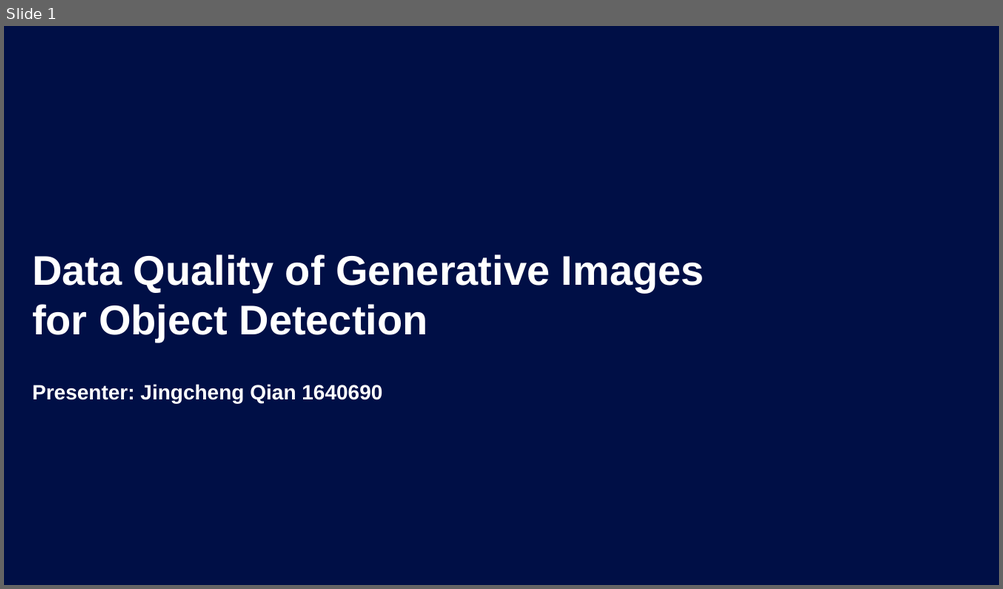
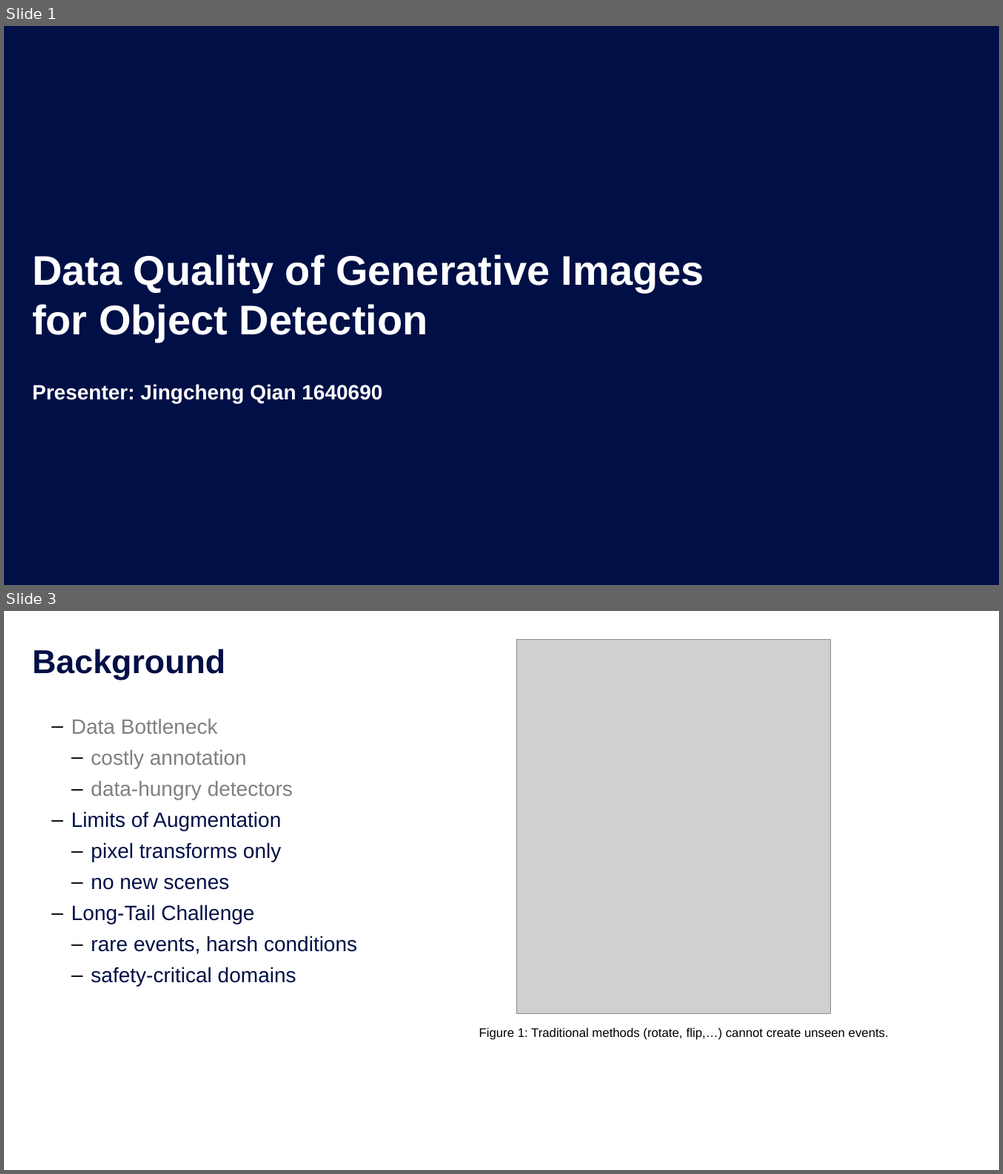
Before and after one commit to chengchengchenchen/MCS-Research-Project, a slide deck: doc/Presentation.pptx. Shown one above the other, each under a label of ours: slide 1 before the commit, slides 1 and 3 after it; the slides between them are not shown. The pictures are 1003x589 and 1003x1174 pixels, drawn with LibreOffice and Linux fonts; fonts in the diff are those of the drawing; grey boxes stand for pictures; background and template pictures are left out. Boxes give left, top, right and bottom in pixels: in the first picture for what was removed or moved away, otherwise in the second. Text is boxed around its words. In the diff, an @@ line names an element or a change of style, - is before the commit and + after.

```diff
--- a/doc/Presentation.pptx
+++ b/doc/Presentation.pptx
@@ slide 3 added at <box>4,611,999,1170</box>, background #FFFFFF @@
@@ title added at <box>32,649,225,680</box>, 32 pt, text #000F46, bold @@
+Background
@@ picture added at <box>517,640,831,1014</box> @@
@@ text added at <box>71,719,357,986</box>, 20 pt, text #000F46 @@
+      ‒ Data Bottleneck
+        ‒ costly annotation
+        ‒ data-hungry detectors
+      ‒ Limits of Augmentation
+        ‒ pixel transforms only
+        ‒ no new scenes
+      ‒ Long-Tail Challenge
+        ‒ rare events, harsh conditions
+        ‒ safety-critical domains
@@ text added at <box>479,1028,888,1040</box>, 12 pt, text #000000 @@
+    Figure 1: Traditional methods (rotate, flip,…) cannot create unseen events.
```
Also in this commit, not shown: 16 other slides added, 7 slides removed, 15 other files.
